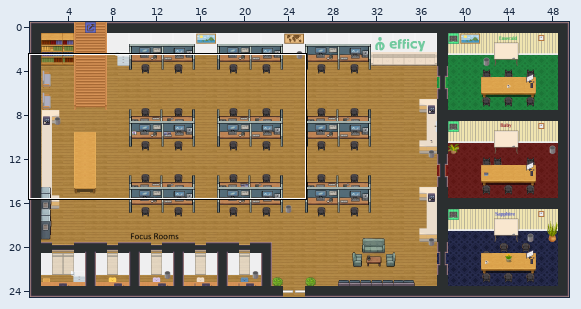
Two versions of a level (Tiled map (JSON), office2.tmj). The first picture is a wide view before the edit; the outline marks the close-up.
Close-up. Old version:
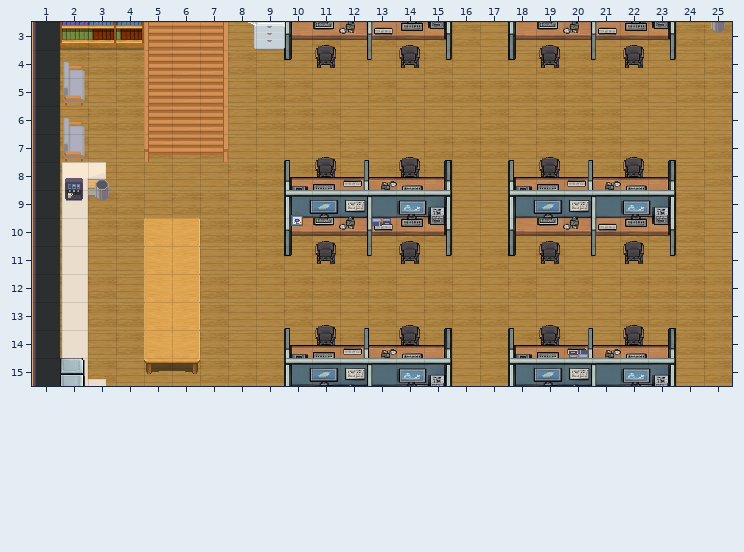
Cells are 32x32 px. Shown: x 1..25, y 3..15. The commit also changed other parts of the map, which this record leaves out.
After the commit:
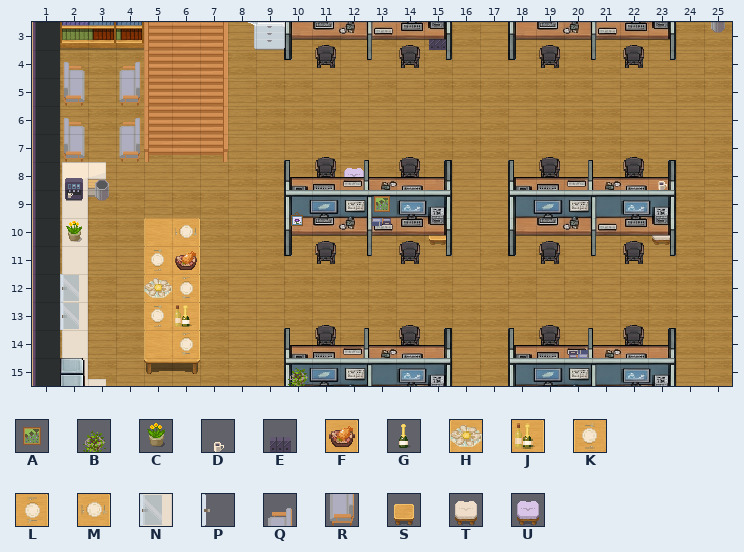
Key: from "WA_Decoration": A 5, B 77, C 93; from "WA_Miscellaneous": D 59, E 66, F 92, G 96, H 101, J 105, K 106, L 106 turned 180, M 106 turned 90; from "WA_Other_Furniture": N 48 turned 270, P 51 turned 90; from "WA_Seats": Q 113, R 131, S 206, T 224, U 225.
_ is an empty cell.
See-through tiles are keyed as they look on the map.
Message: added more furniture / colours
Difference:
Layer "furniture/Furniture Under":
The author put tile E in row 3 at x 15.
The author put tile S in row 10 at x 15.
The author put tile T in row 10 at x 23.
Layer "furniture/Furniture":
The author put tile Q in row 4 at x 4; in row 6 at x 4.
The author put tile R in row 5 at x 4; in row 7 at x 4.
Layer "furniture/Furniture Above":
The author put tile A in row 9 at x 13.
The author put tile P in rows 12 to 13 at x 2.
The author put tile U in row 8 at x 12.
Layer "furniture/Glass Doors":
The author put tile F in row 11 at x 6.
The author put tile H in row 12 at x 5.
The author put tile J in row 13 at x 6.
The author put tile K in row 11 at x 5; in row 13 at x 5.
The author put tile L in row 12 at x 6; in row 14 at x 6.
The author put tile M in row 10 at x 6.
The author put tile N in rows 12 to 13 at x 2.
Layer "furniture/Stairs":
The author put tile B in row 15 at x 10.
The author put tile C in row 10 at x 2.
The author put tile F in row 11 at x 6.
The author put tile G in row 13 at x 6.
Layer "above/Furniture above":
The author put tile D in row 8 at x 23.
